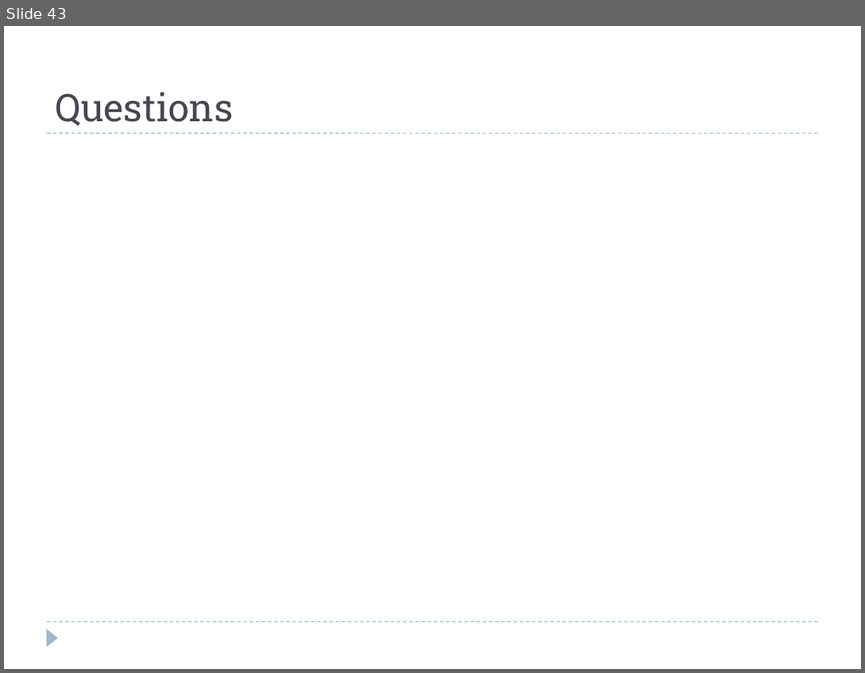
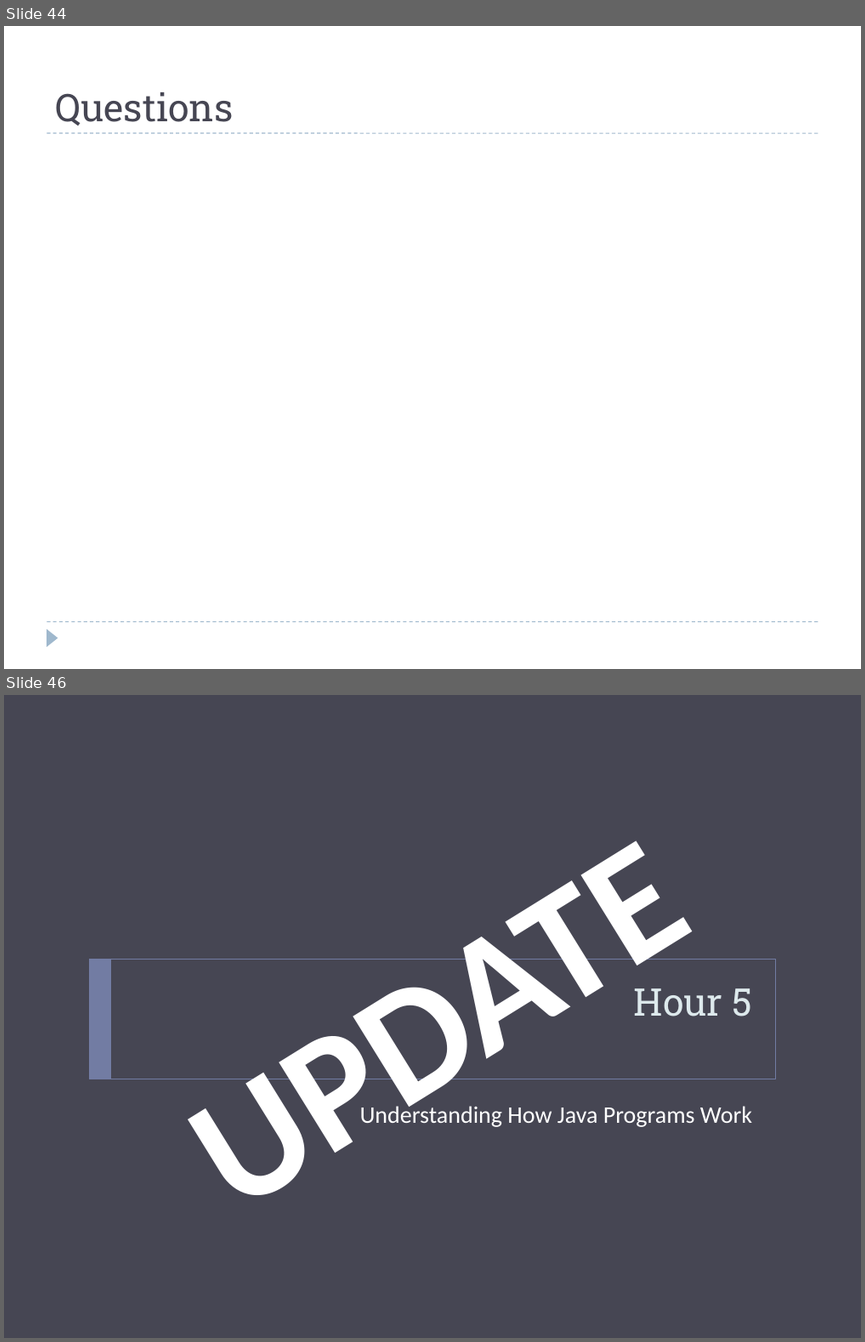
Before and after one commit to fujiboy/JavaClass_2013_Summer, a slide deck: Introduction to Java Programming.pptx. Shown one above the other, each under a label of ours: slide 43 before the commit, slides 44 and 46 after it; the slides between them are not shown. The pictures are 865x673 and 865x1342 pixels, drawn with LibreOffice and Linux fonts; fonts in the diff are those of the drawing; background and template pictures are left out. Boxes give left, top, right and bottom in pixels: in the first picture for what was removed or moved away, otherwise in the second. Text is boxed around its words. In the diff, an @@ line names an element or a change of style, - is before the commit and + after.

Commit message:
Final Tweaks for Chapter 4
Added details for GitHub, java path, command line running

```diff
--- a/Introduction to Java Programming.pptx
+++ b/Introduction to Java Programming.pptx
@@ slide 46 added at [4, 695, 861, 1338], background #464653 @@
@@ text added at [72, 737, 794, 1295], 138 pt, text pattern #000000 on #FFFFFF, bold @@
+UPDATE
@@ rectangle added at [90, 959, 775, 1079], outline #727CA3 0.5 pt @@
@@ rectangle added at [90, 959, 111, 1079], fill #727CA3 @@
@@ title added at [634, 988, 753, 1016], 32 pt, text #DDE9EC @@
+Hour 5
@@ text added at [360, 1103, 752, 1127], 20 pt, text #FFFFFF @@
+Understanding How Java Programs Work
@@ what was slide 43 is now slide 44 @@
```
Also in this commit, not shown: 3 slides changed, 3 other slides added.
